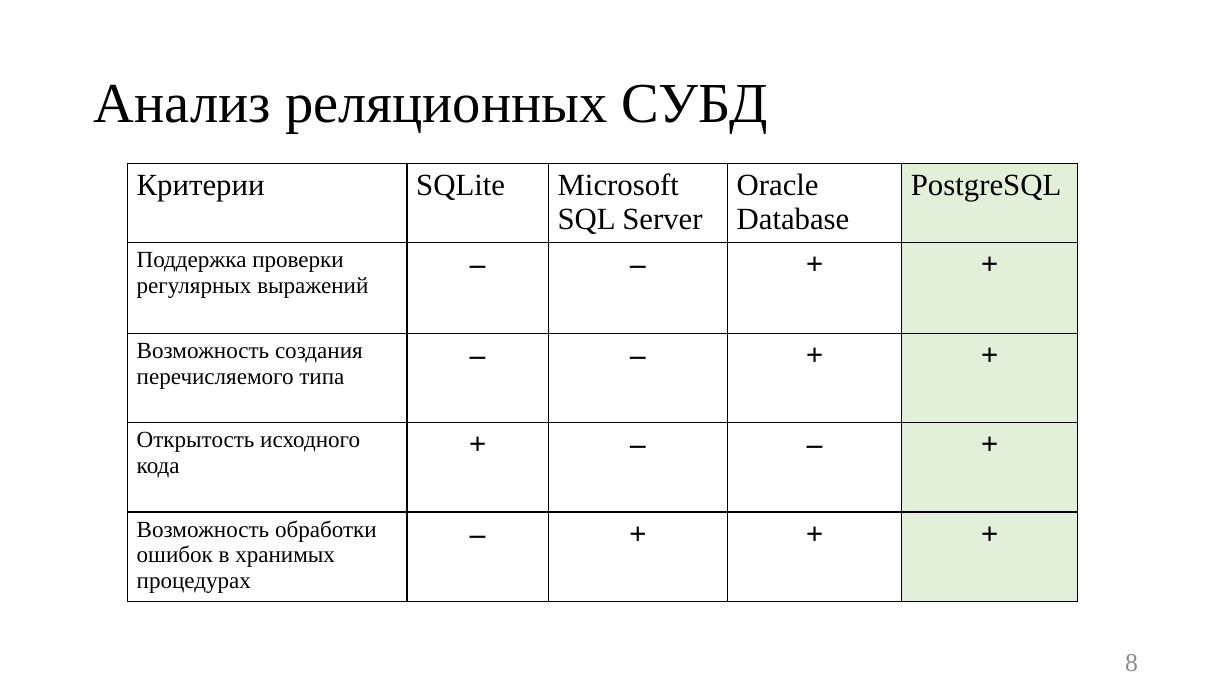
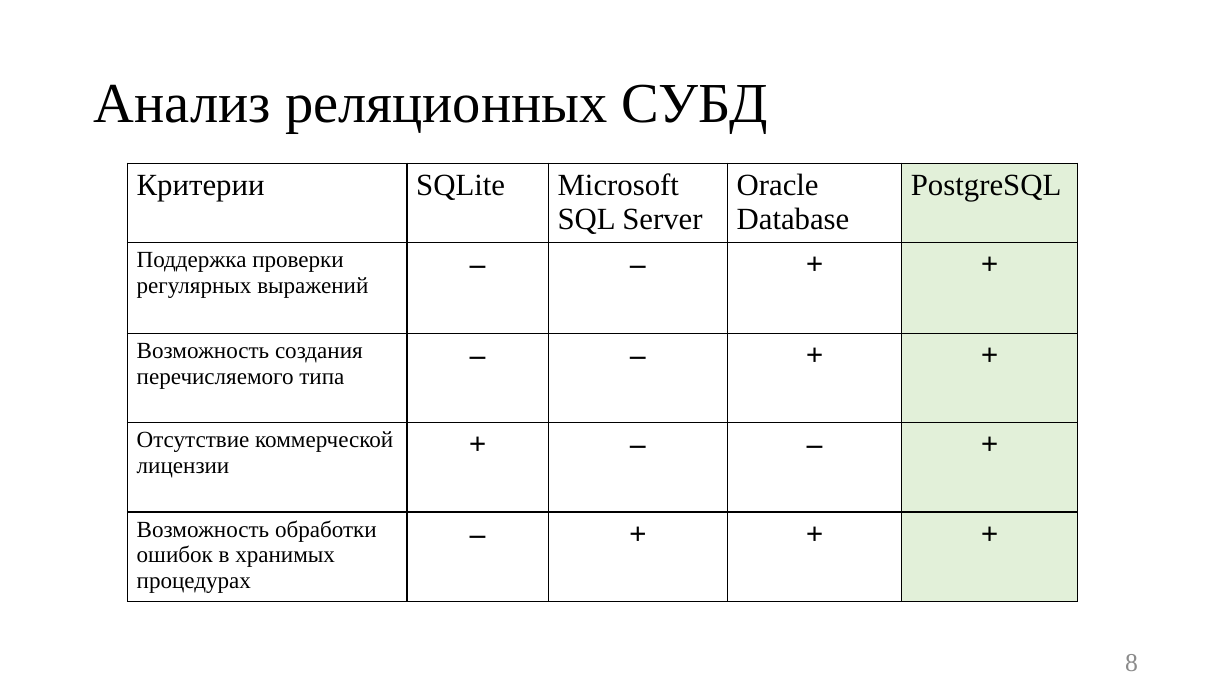
Before and after one commit to Kukushenok/competitive-math-game, a slide deck: slide 8 of docs/presentation.pptx. Drawn at 1232x693 pixels with LibreOffice and Linux fonts; fonts in the diff are those of the drawing. Boxes give left, top, right and bottom in pixels: in the first picture for what was removed or moved away, otherwise in the second. Text is boxed around its words. In the diff, an @@ line names an element or a change of style, - is before the commit and + after.

```diff
--- a/docs/presentation.pptx
+++ b/docs/presentation.pptx
@@ table at (128,164,1080,609) @@
-row 4, column 1: Открытость исходного кода
+row 4, column 1: Отсутствие коммерческой лицензии
```
Also in this commit, not shown: 9 other slides changed, 8 other files.
